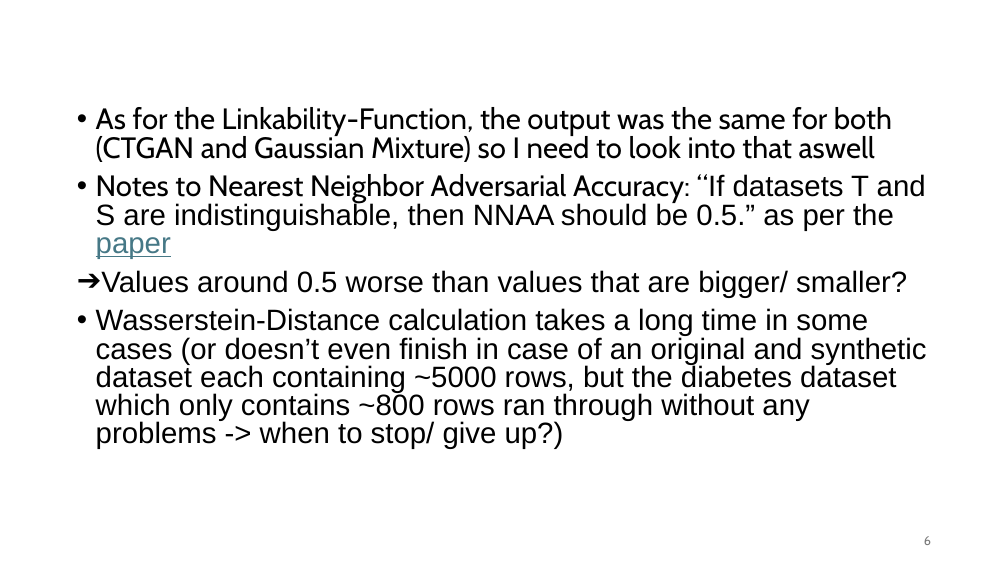
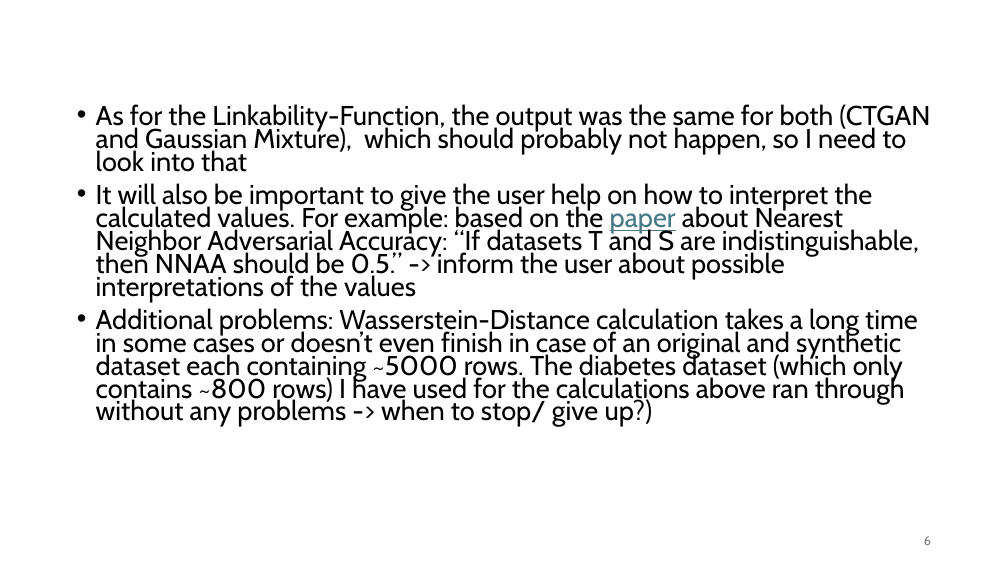
Before and after one commit to Karo2222/synprivutil, a slide deck: slide 6 of Powerpoint-Slides/Notes.pptx. Drawn at 1008x567 pixels with LibreOffice and Linux fonts; fonts in the diff are those of the drawing. Boxes give left, top, right and bottom in pixels: in the first picture for what was removed or moved away, otherwise in the second. Text is boxed around its words. In the diff, an @@ line names an element or a change of style, - is before the commit and + after.

```diff
--- a/Powerpoint-Slides/Notes.pptx
+++ b/Powerpoint-Slides/Notes.pptx
@@ text at bbox=[96, 104, 930, 427]: text changed; size 28 to 25.9 pt; font Arial to Cabin @@
-• As for the Linkability-Function, the output was the same for both (CTGAN and Gaussian Mixture) so I need to look into that aswell
-• Notes to Nearest Neighbor Adversarial Accuracy: “If datasets T and S are indistinguishable, then NNAA should be 0.5.” as per the paper
-➔ Values around 0.5 worse than values that are bigger/ smaller?
-• Wasserstein-Distance calculation takes a long time in some cases (or doesn’t even finish in case of an original and synthetic dataset each containing ~5000 rows, but the diabetes dataset which only contains ~800 rows ran through without any problems -> when to stop/ give up?)
+• As for the Linkability-Function, the output was the same for both (CTGAN and Gaussian Mixture), which should probably not happen, so I need to look into that
+• It will also be important to give the user help on how to interpret the calculated values. For example: based on the paper about Nearest Neighbor Adversarial Accuracy: “If datasets T and S are indistinguishable, then NNAA should be 0.5.” -> inform the user about possible interpretations of the values
+• Additional problems: Wasserstein-Distance calculation takes a long time in some cases or doesn’t even finish in case of an original and synthetic dataset each containing ~5000 rows. The diabetes dataset (which only contains ~800 rows) I have used for the calculations above ran through without any problems -> when to stop/ give up?)
```
Also in this commit, not shown: 1 other slide changed, 1 other file.
